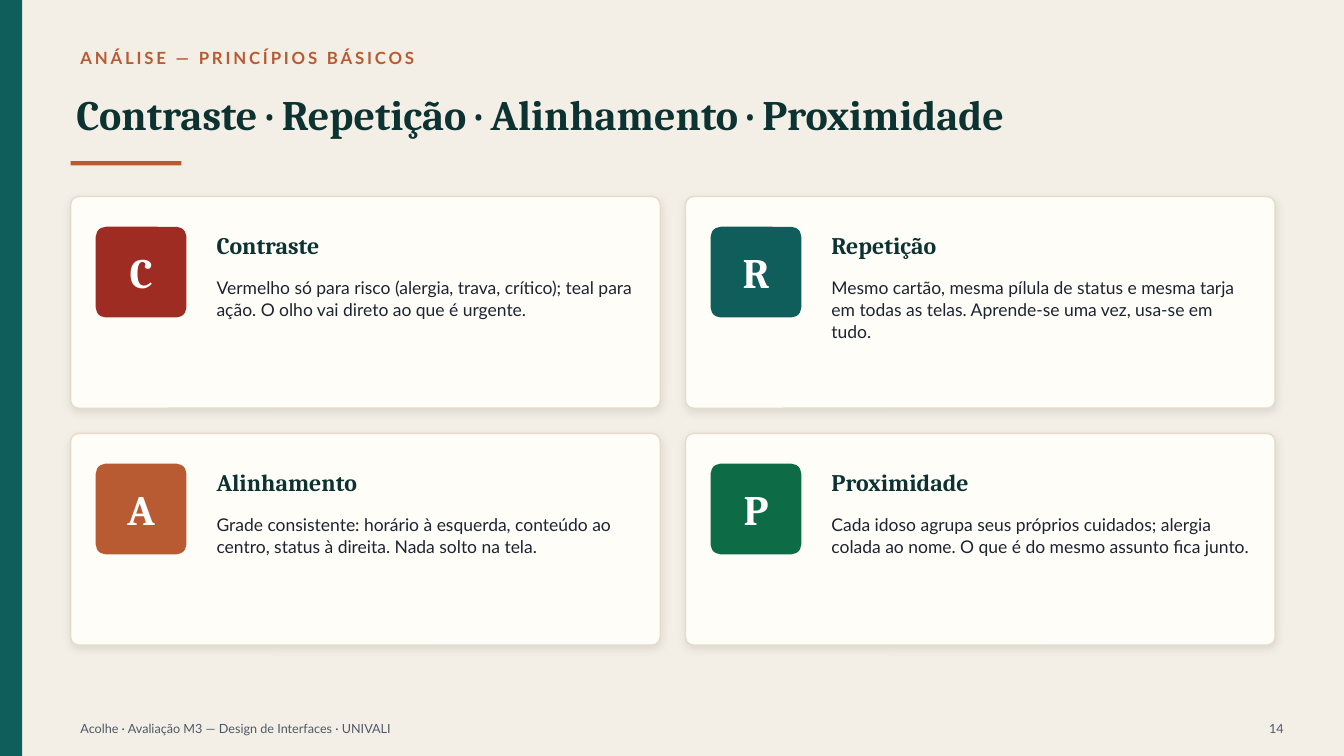
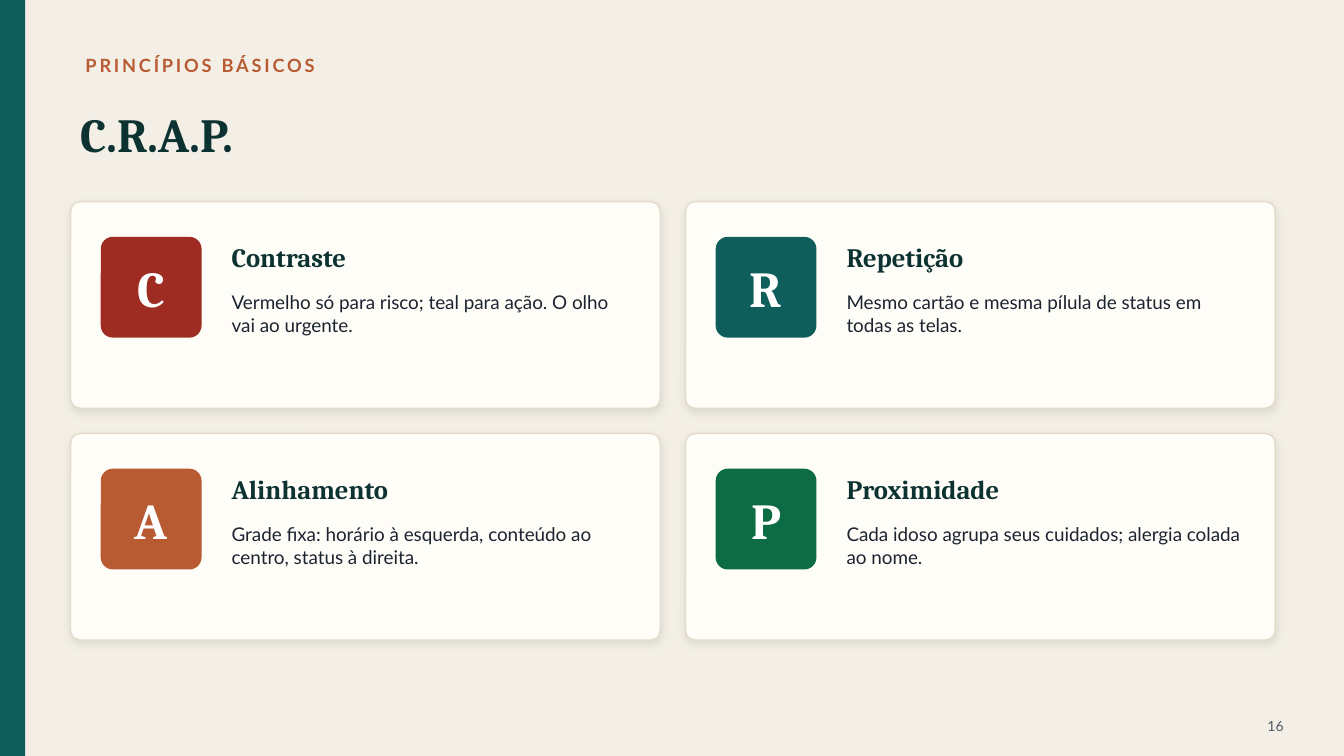
Before and after one commit to jbr121/acolhe-ilpi, a slide deck: slide 17 of apresentacao/Acolhe-Apresentacao-M3.pptx (slide 15 before the commit). Drawn at 1344x756 pixels with LibreOffice and Linux fonts; fonts in the diff are those of the drawing. Boxes give left, top, right and bottom in pixels: in the first picture for what was removed or moved away, otherwise in the second. Text is boxed around its words. In the diff, an @@ line names an element or a change of style, - is before the commit and + after.

```diff
--- a/apresentacao/Acolhe-Apresentacao-M3.pptx
+++ b/apresentacao/Acolhe-Apresentacao-M3.pptx
@@ text at bbox=[85, 57, 315, 72]: text changed; size 12 to 13 pt @@
-ANÁLISE — PRINCÍPIOS BÁSICOS
+PRINCÍPIOS BÁSICOS
@@ text removed at bbox=[76, 101, 1004, 139] @@
-Contraste · Repetição · Alinhamento · Proximidade
@@ text added at bbox=[80, 120, 233, 153], 34 pt, text #0C3331, bold @@
+C.R.A.P.
@@ line removed from (71, 163) to (181, 163) @@
@@ rounded rectangle: place and size @@
-rounded rectangle at bbox=[71, 197, 660, 408]
+rounded rectangle at bbox=[71, 202, 660, 408]
@@ rounded rectangle: place and size @@
-rounded rectangle at bbox=[686, 197, 1275, 408]
+rounded rectangle at bbox=[686, 202, 1275, 408]
@@ text "C": place and size @@
-text "C" at bbox=[130, 259, 153, 289]
+text "C" at bbox=[137, 273, 165, 308]
@@ proportions changed in 8 elements at bbox=[71, 202, 660, 408], bbox=[686, 202, 1275, 408], bbox=[71, 434, 660, 640], bbox=[686, 434, 1275, 640], bbox=[101, 469, 202, 570], bbox=[716, 469, 817, 570], bbox=[716, 237, 817, 338], bbox=[101, 237, 202, 338] @@
@@ rounded rectangle: place and size @@
-rounded rectangle at bbox=[96, 227, 187, 318]
+rounded rectangle at bbox=[101, 237, 202, 338]
@@ size 17 to 19 pt in 4 elements at bbox=[847, 480, 1000, 500], bbox=[232, 480, 388, 500], bbox=[847, 248, 964, 273], bbox=[232, 249, 346, 268] @@
@@ text "Contraste": place and size @@
-text "Contraste" at bbox=[217, 238, 320, 255]
+text "Contraste" at bbox=[232, 249, 346, 268]
@@ size 30 to 36 pt in 4 elements at bbox=[135, 505, 168, 539], bbox=[751, 505, 781, 539], bbox=[137, 273, 165, 308], bbox=[750, 273, 782, 307] @@
@@ text "R": place and size @@
-text "R" at bbox=[743, 260, 770, 288]
+text "R" at bbox=[750, 273, 782, 307]
@@ rounded rectangle: place and size @@
-rounded rectangle at bbox=[711, 227, 802, 318]
+rounded rectangle at bbox=[716, 237, 817, 338]
@@ text "Repetição": place and size @@
-text "Repetição" at bbox=[831, 237, 936, 259]
+text "Repetição" at bbox=[847, 248, 964, 273]
@@ text at bbox=[232, 295, 608, 336]: text changed; size 12.5 to 13.5 pt @@
-Vermelho só para risco (alergia, trava, crítico); teal para ação. O olho vai direto ao que é urgente.
+Vermelho só para risco; teal para ação. O olho vai ao urgente.
@@ text at bbox=[847, 295, 1201, 332]: text changed; size 12.5 to 13.5 pt @@
-Mesmo cartão, mesma pílula de status e mesma tarja em todas as telas. Aprende-se uma vez, usa-se em tudo.
+Mesmo cartão e mesma pílula de status em todas as telas.
@@ rounded rectangle: place and size @@
-rounded rectangle at bbox=[71, 434, 660, 645]
+rounded rectangle at bbox=[71, 434, 660, 640]
@@ rounded rectangle: place and size @@
-rounded rectangle at bbox=[686, 434, 1275, 645]
+rounded rectangle at bbox=[686, 434, 1275, 640]
@@ rounded rectangle: place and size @@
-rounded rectangle at bbox=[96, 464, 187, 555]
+rounded rectangle at bbox=[101, 469, 202, 570]
@@ text "Alinhamento": place and size @@
-text "Alinhamento" at bbox=[217, 474, 357, 491]
+text "Alinhamento" at bbox=[232, 480, 388, 500]
@@ rounded rectangle: place and size @@
-rounded rectangle at bbox=[711, 464, 802, 555]
+rounded rectangle at bbox=[716, 469, 817, 570]
@@ text "Proximidade": place and size @@
-text "Proximidade" at bbox=[831, 474, 968, 491]
+text "Proximidade" at bbox=[847, 480, 1000, 500]
@@ text at bbox=[232, 527, 591, 566]: text changed; size 12.5 to 13.5 pt @@
-Grade consistente: horário à esquerda, conteúdo ao centro, status à direita. Nada solto na tela.
+Grade fixa: horário à esquerda, conteúdo ao centro, status à direita.
@@ text at bbox=[847, 527, 1240, 564]: text changed; size 12.5 to 13.5 pt @@
-Cada idoso agrupa seus próprios cuidados; alergia colada ao nome. O que é do mesmo assunto fica junto.
+Cada idoso agrupa seus cuidados; alergia colada ao nome.
@@ text removed at bbox=[80, 724, 391, 736] @@
-Acolhe · Avaliação M3 — Design de Interfaces · UNIVALI
@@ text added at bbox=[1267, 721, 1283, 731], 10 pt, text #4E5966 @@
+16
@@ text removed at bbox=[1269, 724, 1284, 733] @@
-14
```
Also in this commit, not shown: 12 other slides changed, 7 slides added, 6 slides removed, 1 other file.
